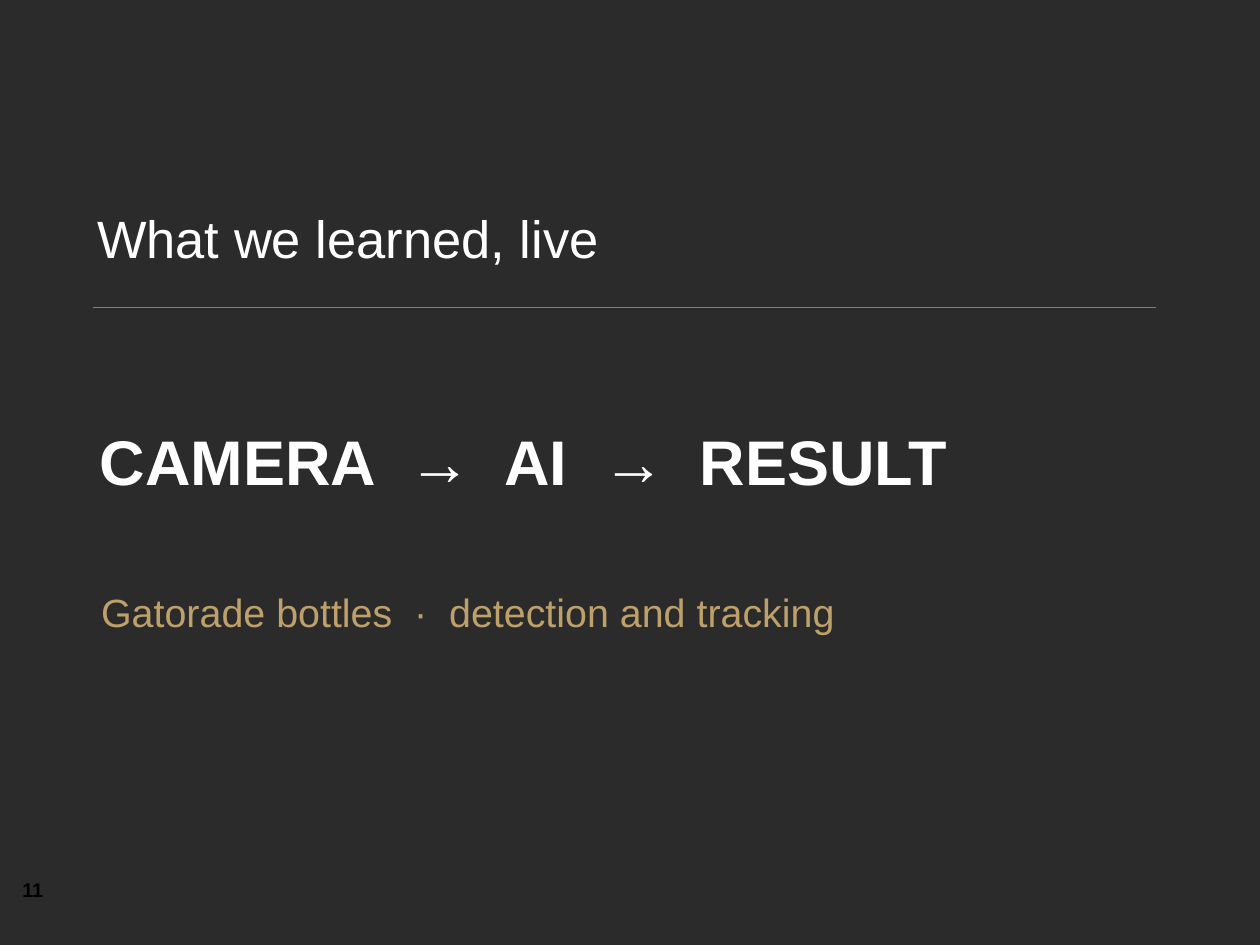
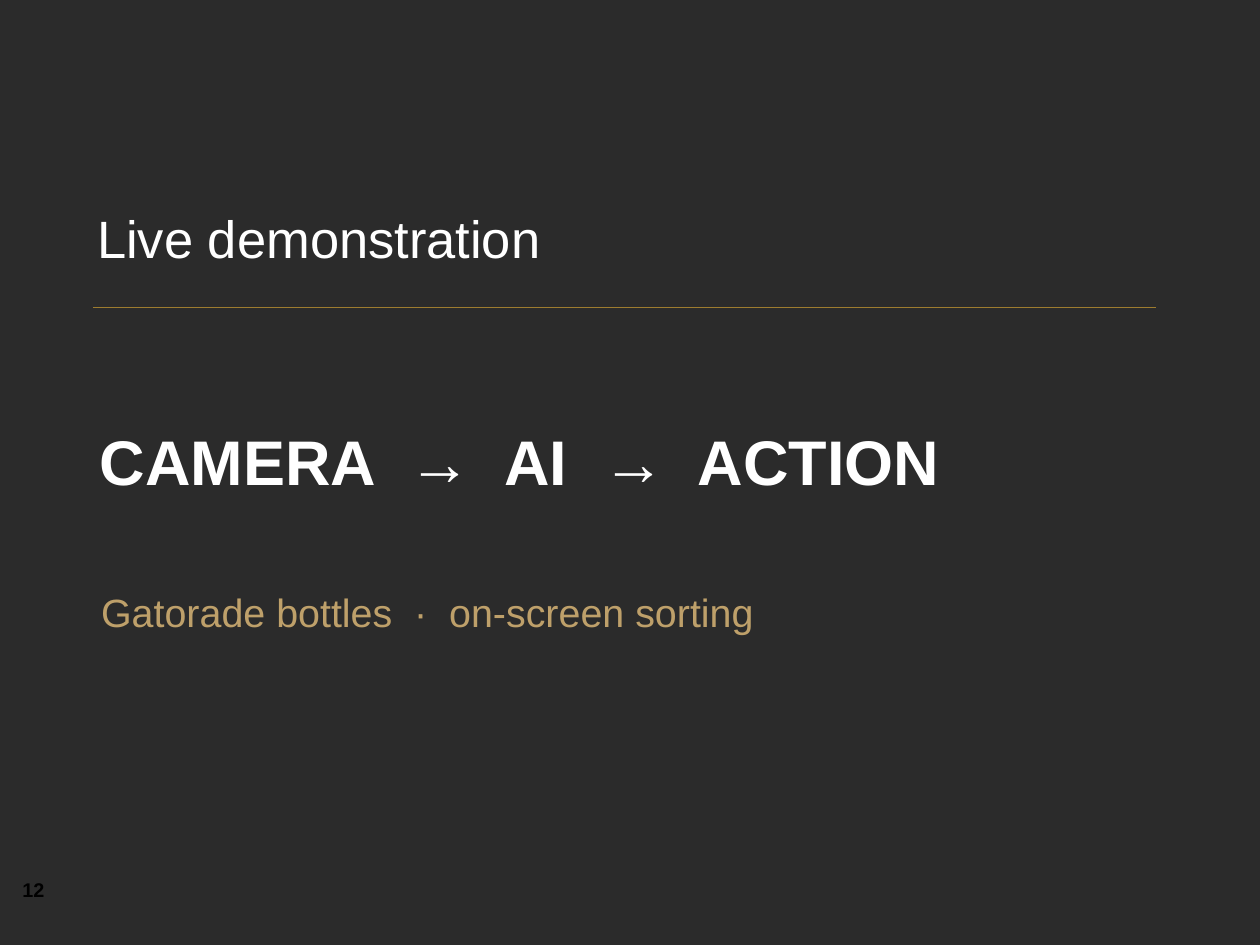
Before and after one commit to YeChamo/part-tracking-demo-ualr, a slide deck: slide 12 of docs/presentation/Engineering_at_The_Kinetic_Group.pptx (slide 11 before the commit). Drawn at 1260x945 pixels with LibreOffice and Linux fonts; fonts in the diff are those of the drawing; background and template pictures are left out; a plain dark background stands for a picture behind light text. Boxes give left, top, right and bottom in pixels: in the first picture for what was removed or moved away, otherwise in the second. Text is boxed around its words. In the diff, an @@ line names an element or a change of style, - is before the commit and + after.

```diff
--- a/docs/presentation/Engineering_at_The_Kinetic_Group.pptx
+++ b/docs/presentation/Engineering_at_The_Kinetic_Group.pptx
@@ text at bbox=[97, 220, 540, 259]: text changed @@
-What we learned, live
+Live demonstration
@@ text at bbox=[100, 441, 939, 486]: text changed @@
-CAMERA → AI → RESULT
+CAMERA → AI → ACTION
@@ text at bbox=[101, 598, 753, 635]: text changed @@
-Gatorade bottles · detection and tracking
+Gatorade bottles · on-screen sorting
@@ text at bbox=[22, 884, 44, 897]: text changed @@
-11
+12
```
Also in this commit, not shown: 13 other slides changed, 2 slides added, 1 slide removed, 7 other files.
